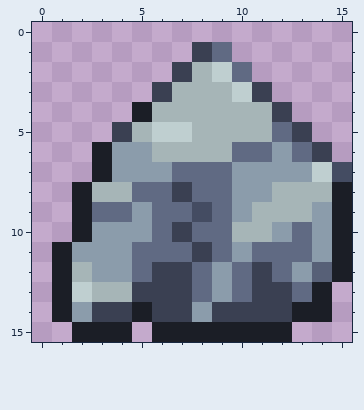
Pixel-art file: libs/resources/src/prefabs/base/rock01/rock-01.aseprite. Above: the version before the commit.
16x16 pixels, 1 frame. Colours within 5 levels of each other are drawn and written as one.
The same view after the edit:
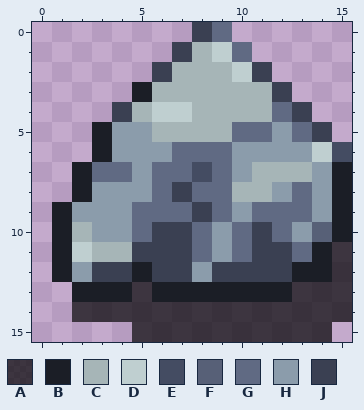
Palette (. is transparent): A #000000af  B #1b1e26  C #a6b5b7  D #bfcfd0  E #444c62  F #576077  G #606a83  H #8b9cab  J #3a4052
The exact change:
layer "shadow" opacity 69% added
layer "rock" added
layer "Layer 3" removed
Changed rows in their new state; - is an unchanged pixel.
first column x 1:
 0 -------JG------
 1 ------JCDG-----
 2 -----JC-CDJ----
 3 ----BC---CCJ---
 4 ---JCDD----GJ--
 5 --BHHCC--GGHGJ-
 6 -----HGGGHH-HDE
 7 -BGG-G-E--CCCHB
 8 --HHH----CCHGH-
 9 BHHHG--J--GGG--
10 BC--GJ--HGJGHF-
11 -DCCJJJGHGJJ-BA
12 -HJJB--HJJ-JBBA
13 .BBBABBBBBBBAAA
14 .AAAAAAAAAAAAAA
15 -...AAAAAAAAAA-
